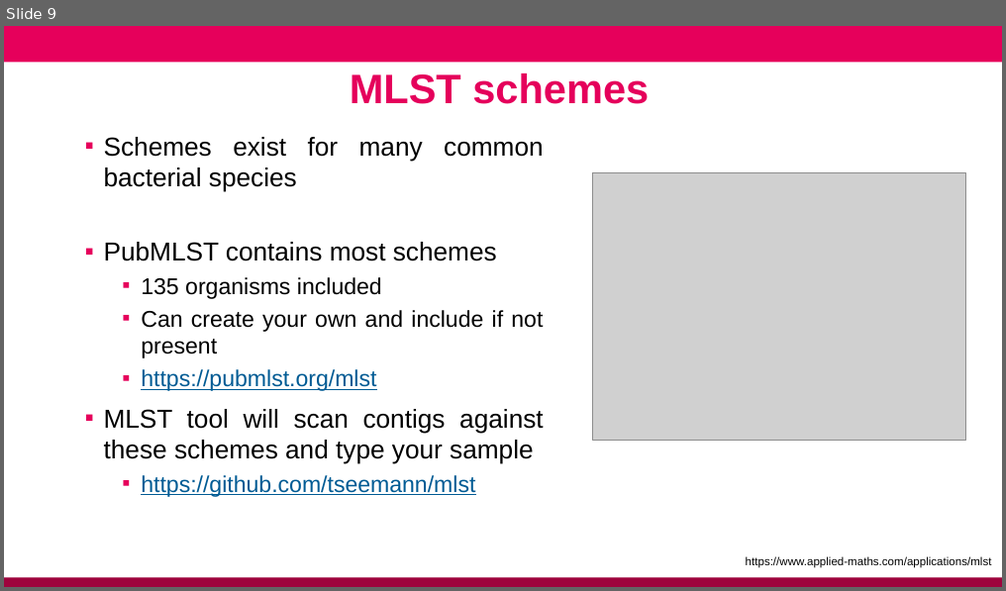
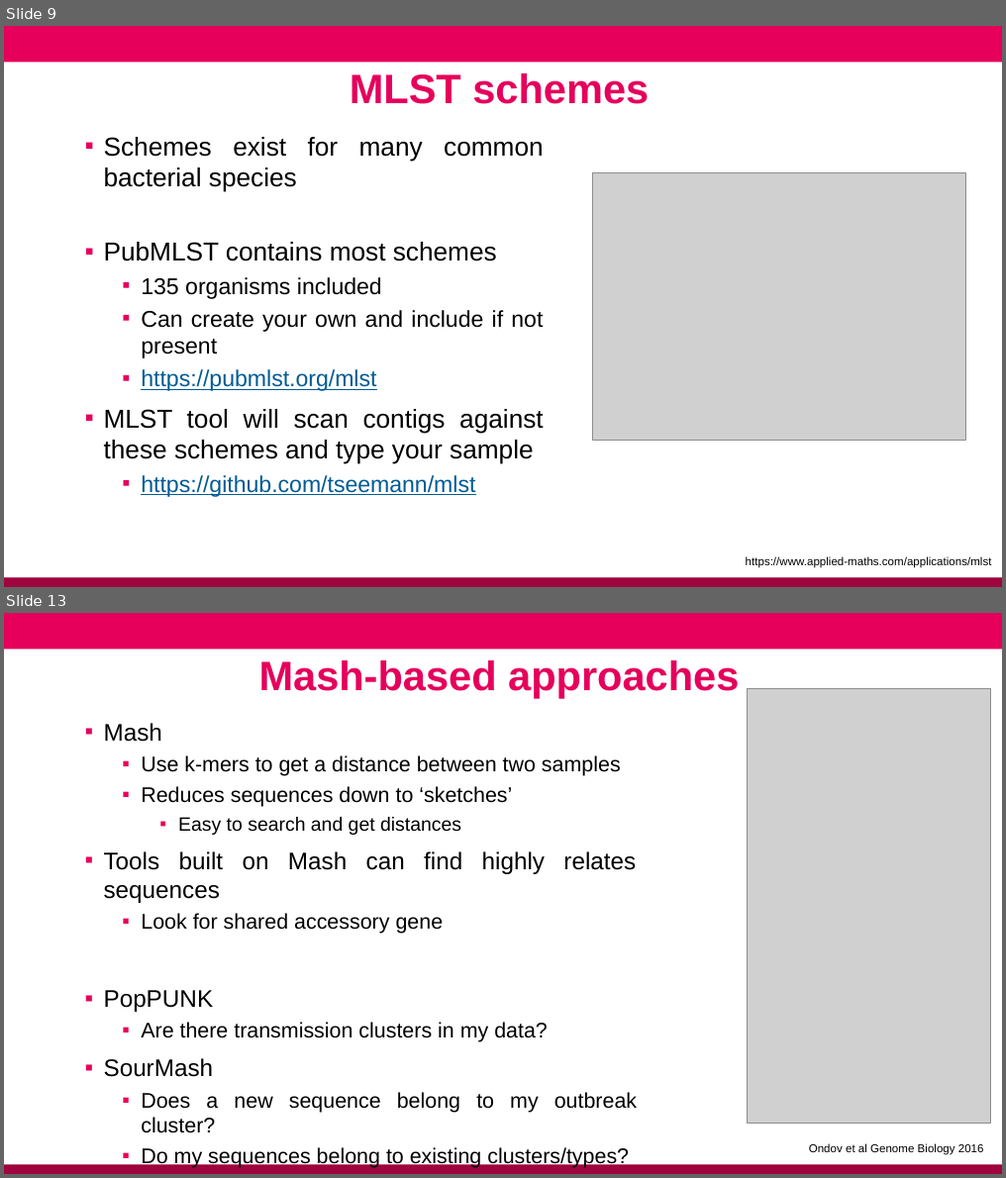
Before and after one commit to conmeehan/conmeehan.github.io, a slide deck: PathogenDataCourse/SlideSets/StrainTypingAndGenEpi.pptx. Shown one above the other, each under a label of ours: slide 9 before the commit, slides 9 and 13 after it; the slides between them are not shown. The pictures are 1006x591 and 1006x1178 pixels, drawn with LibreOffice and Linux fonts; fonts in the diff are those of the drawing; grey boxes stand for pictures; background and template pictures are left out. Boxes give left, top, right and bottom in pixels: in the first picture for what was removed or moved away, otherwise in the second. Text is boxed around its words. In the diff, an @@ line names an element or a change of style, - is before the commit and + after.

```diff
--- a/PathogenDataCourse/SlideSets/StrainTypingAndGenEpi.pptx
+++ b/PathogenDataCourse/SlideSets/StrainTypingAndGenEpi.pptx
@@ slide 13 added at (x1=4, y1=613, x2=1002, y2=1174), background #FFFFFF; not listed: 2 template elements that a slide beside it also shows @@
@@ text added at (x1=259, y1=661, x2=739, y2=698), 39.6 pt, text #E5005B, bold @@
+Mash-based approaches
@@ picture added at (x1=747, y1=688, x2=991, y2=1124) @@
@@ text added at (x1=104, y1=723, x2=637, y2=1168), 20.4 pt, text #000000 @@
+▪ Mash
+  ▪ Use k-mers to get a distance between two samples
+  ▪ Reduces sequences down to ‘sketches’
+    ▪ Easy to search and get distances
+▪ Tools built on Mash can find highly relates sequences
+  ▪ Look for shared accessory gene
+▪ PopPUNK
+  ▪ Are there transmission clusters in my data?
+▪ SourMash
+  ▪ Does a new sequence belong to my outbreak cluster?
+  ▪ Do my sequences belong to existing clusters/types?
@@ text added at (x1=809, y1=1144, x2=984, y2=1156), 11 pt, text #000000 @@
+Ondov et al Genome Biology 2016
```
Also in this commit, not shown: 4 other slides added, 41 slides removed, 1 other file.
